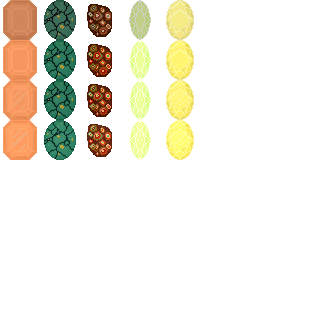
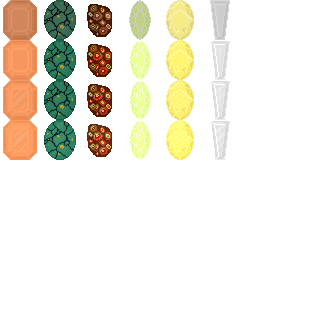
Layered file, before and after one edit (320px x 320px). Changes by layer:
painted on "shine" over [212, 82, 225, 149]
painted on "gem" over [210, 0, 230, 160]
